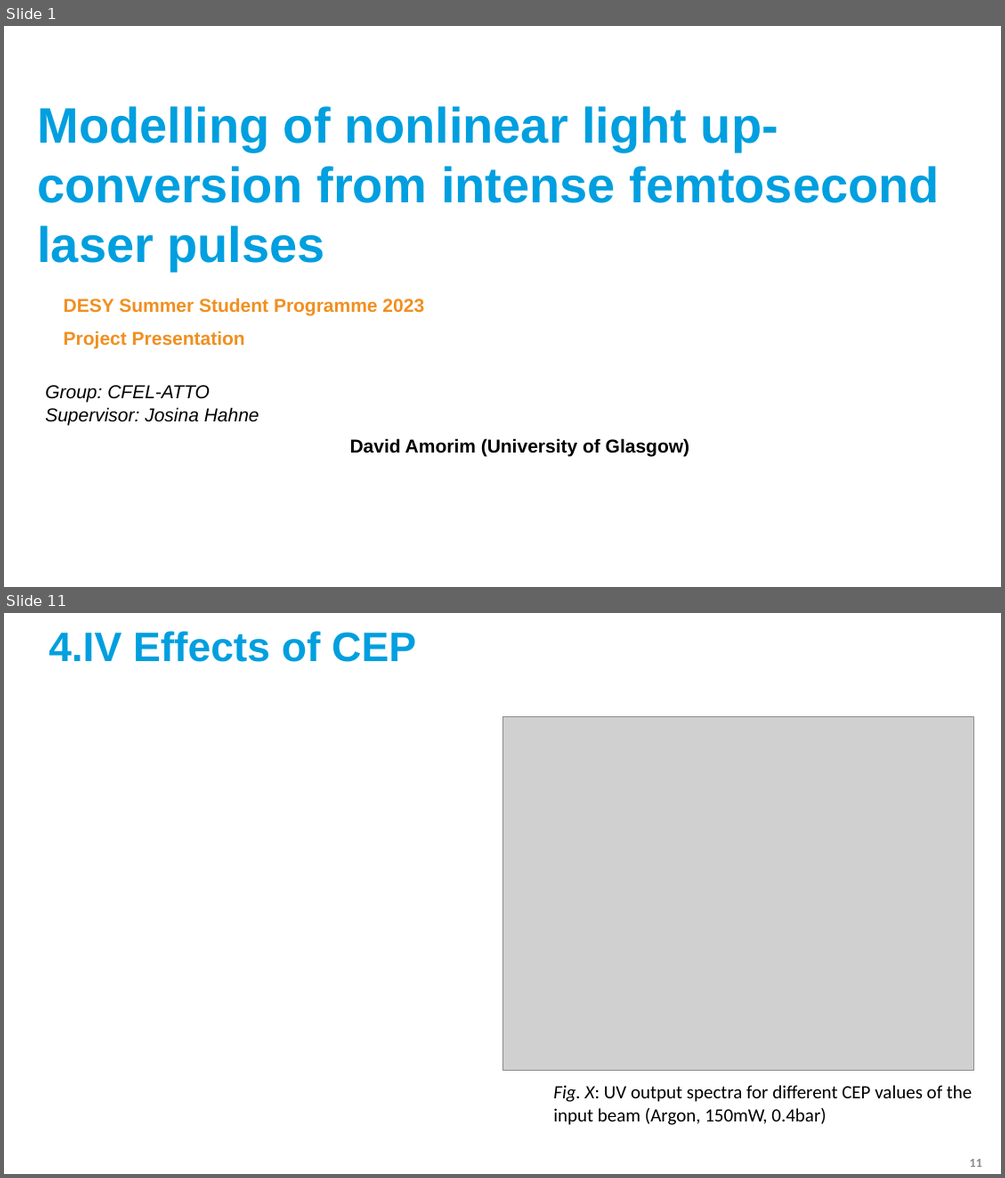
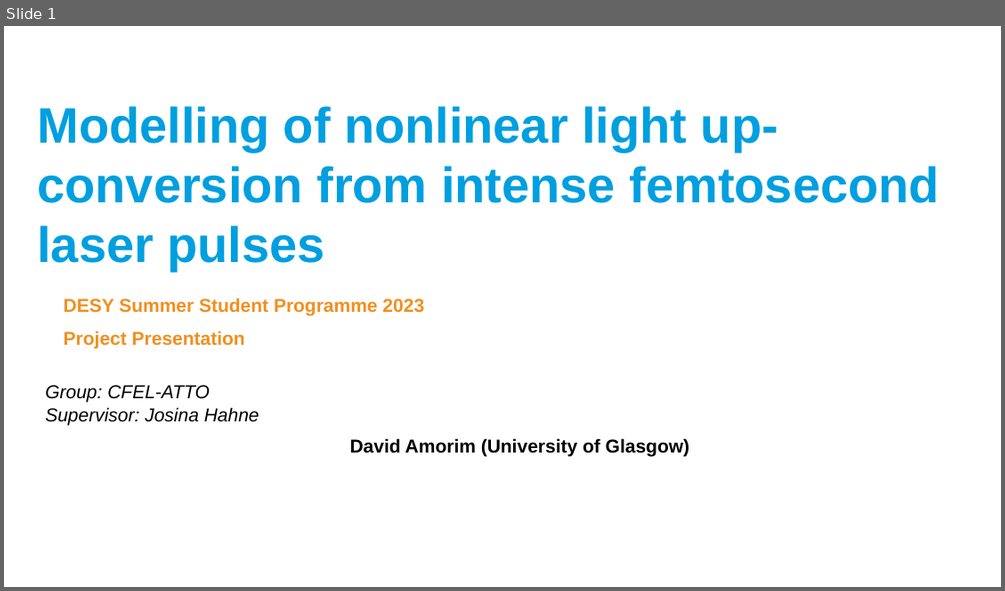
Before and after one commit to david-f-amorim/Simulating-THG-of-few-femtosecond-pulses-in-a-noble-gas-, a slide deck: presentations/DESY - Final Presentation (fixed).pptx. Shown one above the other, each under a label of ours: slides 1 and 11 before the commit, slide 1 after it; the slides between them are not shown. The pictures are 1005x1178 and 1005x591 pixels, drawn with LibreOffice and Linux fonts; fonts in the diff are those of the drawing; grey boxes stand for pictures; background and template pictures are left out. Boxes give left, top, right and bottom in pixels: in the first picture for what was removed or moved away, otherwise in the second. Text is boxed around its words. In the diff, an @@ line names an element or a change of style, - is before the commit and + after.

```diff
--- a/presentations/DESY - Final Presentation (fixed).pptx
+++ b/presentations/DESY - Final Presentation (fixed).pptx
@@ slide 11 removed at <box>4,613,1001,1174</box>, background picture (left out) @@
@@ title removed at <box>48,631,416,662</box> @@
-4.IV Effects of CEP
@@ picture removed at <box>502,717,974,1070</box> @@
@@ text removed at <box>553,1085,971,1125</box> @@
-Fig. X: UV output spectra for different CEP values of the input beam (Argon, 150mW, 0.4bar)
@@ page number removed at <box>970,1159,982,1167</box> @@
-11
```
Also in this commit, not shown: 10 slides changed, 2 slides added, 3 other slides removed, 8 other files.
